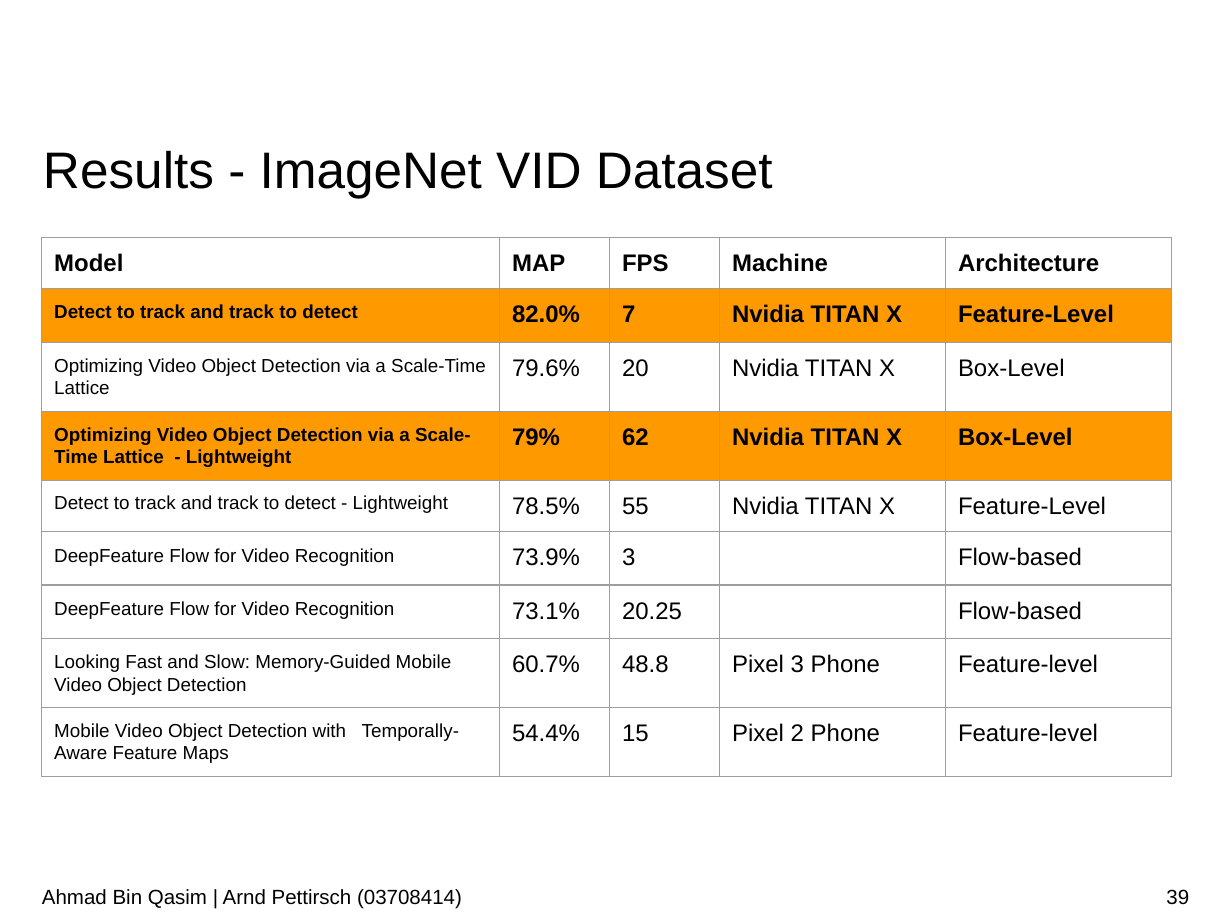
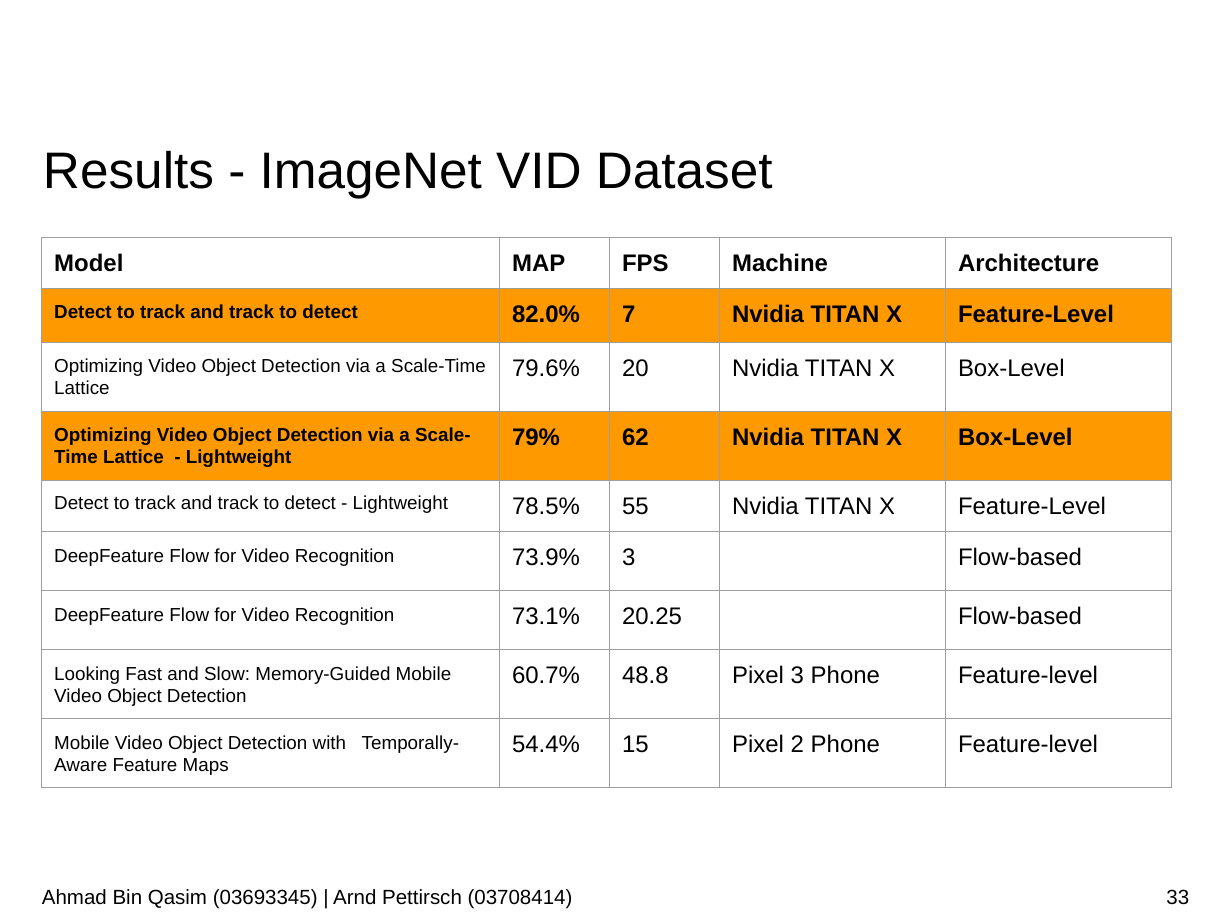
Before and after one commit to AhmadQasim/rnn-for-object-detection, a slide deck: slide 33 of Presentation/Recurrent_Neural_Networks_for_Object_Detection_Bin_Qasim_Pettirsch.pptx (slide 39 before the commit). Drawn at 1232x924 pixels with LibreOffice and Linux fonts; fonts in the diff are those of the drawing; background and template pictures are left out. Boxes give left, top, right and bottom in pixels: in the first picture for what was removed or moved away, otherwise in the second. Text is boxed around its words. In the diff, an @@ line names an element or a change of style, - is before the commit and + after.

```diff
--- a/Presentation/Recurrent_Neural_Networks_for_Object_Detection_Bin_Qasim_Pettirsch.pptx
+++ b/Presentation/Recurrent_Neural_Networks_for_Object_Detection_Bin_Qasim_Pettirsch.pptx
@@ table: place and size @@
-table at [42, 238, 1170, 790]
+table at [42, 238, 1170, 779]
@@ text at [42, 889, 573, 909]: text changed @@
-Ahmad Bin Qasim | Arnd Pettirsch (03708414)
+Ahmad Bin Qasim (03693345) | Arnd Pettirsch (03708414)
@@ page number at [1166, 889, 1189, 905]: text changed @@
-39
+33
```
Also in this commit, not shown: 52 other slides changed, 2 slides added, 1 other file.
